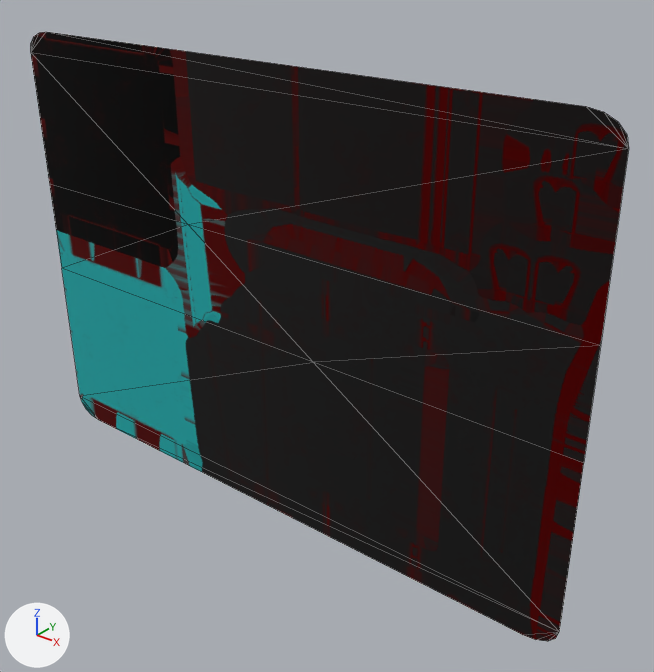
What one commit did to the FBX model Ghostbait/FBXFiles/PDAScreen_Large.fbx.
Camera for both pictures: a camera (50 mm lens) standing at (0.0152, -0.0161, 0.009) and looking at (0.0014, 0.0011, -0.0016). Every picture has the same lights, and +X, +Y and +Z are marked at lower left. Mesh edges are drawn as thin lines. Where no turn or scale is listed for an object, it has been applied to the vertices.
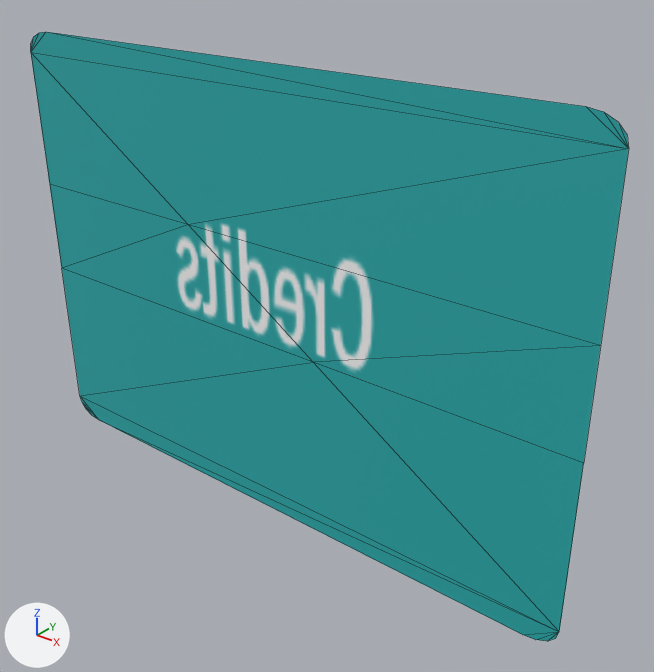
Location of each change, [x1, y1, x2, y2] in pixels of the pictures (654 x 672 px):
'polySurface35', surface changed (black to cyan): [31, 32, 629, 641] in both

Patch to the scene script:
```diff
--- a/Ghostbait/FBXFiles/PDAScreen_Large.fbx.py
+++ b/Ghostbait/FBXFiles/PDAScreen_Large.fbx.py
@@ img_credits_png @@
+img_credits_png = load_image('Credits.png', '_unpacked/Credits.png', 256, 1024, 'sRGB')
@@ mat_phong1 @@
 n0 = _N.new('ShaderNodeBsdfPrincipled'); n0.name = 'Principled BSDF'
 n2 = _N.new('ShaderNodeTexImage'); n2.name = 'Image Texture'
-n2.image = img_lambert1_diffuse_png
-n3 = _N.new('ShaderNodeTexImage'); n3.name = 'Image Texture.001'
-n3.image = img_lambert1_specular_png
+n2.image = img_credits_png
 _L.new(n2.outputs[0], n0.inputs[0])  # 'Color' to 'Base Color'
-_L.new(n3.outputs[0], n0.inputs[14])  # 'Color' to 'Specular Tint'
 _L.new(n0.outputs[0], n1.inputs[0])  # 'BSDF' to 'Surface'
@@ me_mesh @@
 me_mesh.from_pydata(...)  # 26 vertices, 26 faces; spans x -0.0092..0.0092, y 0.0003..0.0004, z -0.0076..0.0055
 # used by ob_polysurface35; location = (0.0, 0.0, 0.0)
+# me_mesh part 1: texture (UV) coordinates of 26 of 26 faces, centred in x -0.0091..0.0091, y 0.0003..0.0004, z -0.0074..0.0053, changed; they spanned u 0.01..0.99, v 0.01..0.99 and now span u 0.01..0.99, v 0.89..1.0
 me_mesh.materials.append(mat_phong1)
```
